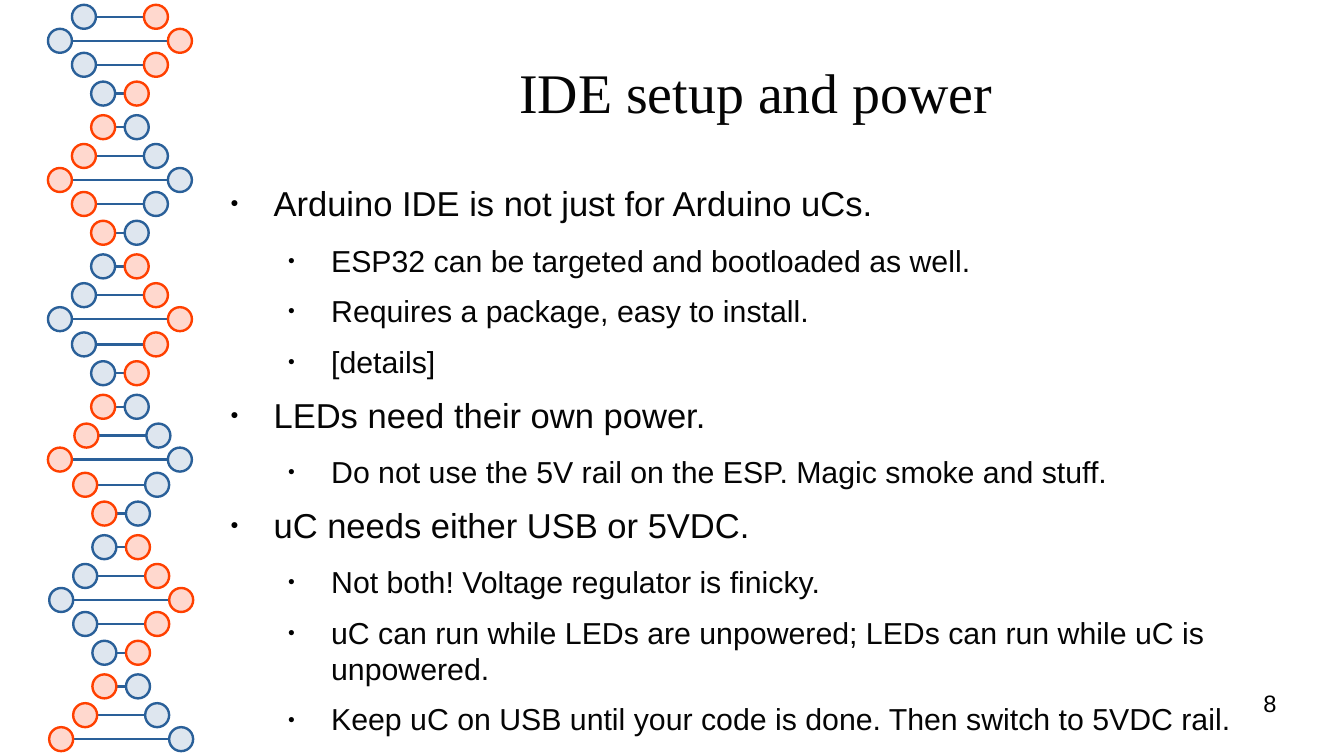
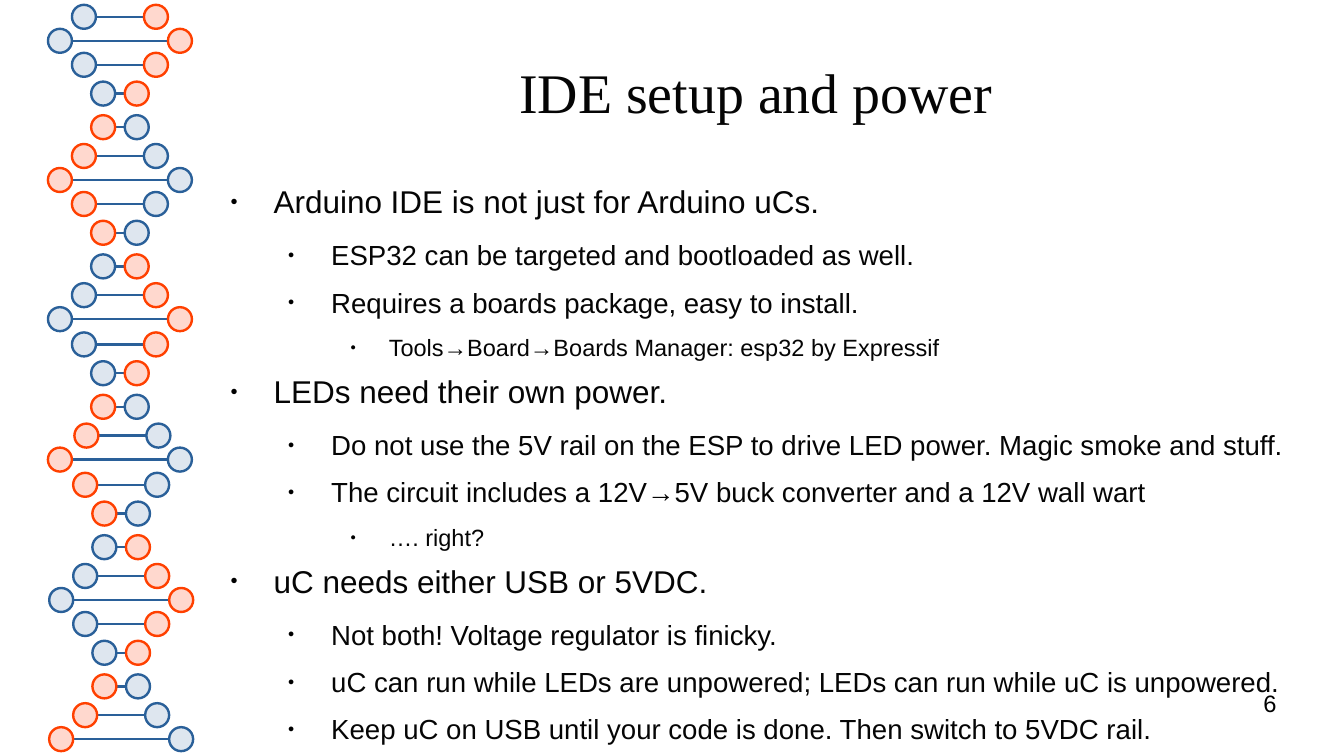
Before and after one commit to spacemeat/led_arts, a slide deck: slide 6 of toorcamp2026/preso.odp (slide 8 before the commit). Drawn at 1344x756 pixels with LibreOffice and Linux fonts; fonts in the diff are those of the drawing. Boxes give left, top, right and bottom in pixels: in the first picture for what was removed or moved away, otherwise in the second. Text is boxed around its words. In the diff, an @@ line names an element or a change of style, - is before the commit and + after.

```diff
--- a/toorcamp2026/preso.odp
+++ b/toorcamp2026/preso.odp
@@ text at (274, 190, 1279, 745): size 20.4 to 18.6 pt in "Arduino IDE is not just for Arduino ...", "LEDs need their own power.", "uC needs either USB or 5VDC."; size 17.9 to 16.3 pt in "ESP32 can be targeted and bootloaded as ...", "Not both! Voltage regulator is finicky.", "uC can run while LEDs are unpowered; ...", "Keep uC on USB until your code ..." @@
@@ text at (331, 293, 858, 318): text changed; size 17.9 to 13.9 pt @@
-  ● Requires a package, easy to install.
-  ● [details]
+  ● Requires a boards package, easy to install.
+    ● Tools→Board→Boards Manager: esp32 by Expressif
@@ text at (331, 435, 1282, 551): text changed; size 17.9 to 16.3 pt @@
-  ● Do not use the 5V rail on the ESP. Magic smoke and stuff.
+  ● Do not use the 5V rail on the ESP to drive LED power. Magic smoke and stuff.
+  ● The circuit includes a 12V→5V buck converter and a 12V wall wart
+    ● …. right?
@@ page number at (1263, 695, 1276, 713): text changed @@
-8
+6
```
Also in this commit, not shown: 8 other slides changed, 15 slides added, 3 slides removed, 2 other files.
